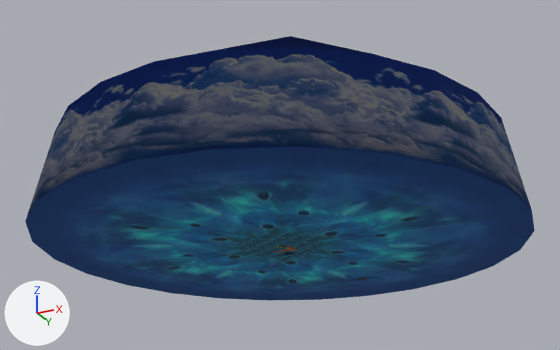
The OBJ model NewSonicThing/res/Models/Levels/SeasideHill/LevelChunks/Chunk2.obj as it was, and as the next commit left it.
The view is the same before and after, from a 50 mm camera at (66390.0, -133285.0, -45967.0) aimed at (-2436.0, 4367.0, 15976.0). Arrows for +X, +Y and +Z are at lower left; the lights stay in place. Where no turn or scale is listed for an object, it has been applied to the vertices. Vertices at the same position are counted once.

Names of what the first picture shows: 'Chunk2'.
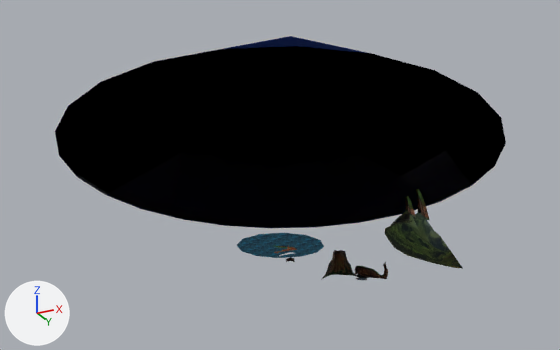
Location of each change, [x1, y1, x2, y2] in pixels of the pictures (560 x 350 px):
```json
{"object": "Chunk2", "change": "reshaped", "before": [25, 36, 535, 301], "after": [55, 36, 506, 280], "on screen": "12% narrower, 8% shorter"}
{"part": 1, "of": "me_chunk2", "change": "cut back", "before": [25, 46, 535, 301], "after": [270, 117, 471, 228]}
```

The change, as JSON lines over the scene's bpy script:
```json
{"block": "me_chunk2", "where": "# used by ob_chunk2; location = (0.0, 0.0, 0.0)"}
{"op": "remove", "block": "me_chunk2", "code": "me_chunk2.from_pydata(...)  # 3741 vertices, 5913 faces; spans x -52000.0..48000.0, y -46300.0..53700.0, z -255.0..36138.0"}
{"op": "add", "block": "me_chunk2", "code": "me_chunk2.from_pydata(...)  # 3609 vertices, 5671 faces; spans x -48647.0..44647.0, y -42947.0..50347.0, z -255.0..36138.0"}
{"block": "me_chunk2", "change": "me_chunk2 part 1"}
{"block": "me_chunk2", "change": "132 vertices are removed from x -52000.0..48000.0, y -46300.0..53700.0, z 0.0..18907.0"}
{"block": "me_chunk2", "change": "248 faces are deleted"}
{"block": "me_chunk2", "change": "6 new faces join them, mat_k1_sra02_png (picture img_k1_sra02_png)"}
{"op": "remove", "block": "me_chunk2", "code": "me_chunk2.materials.append(mat_k1_umi03_png)  # picture img_k1_umi03_png"}
```
